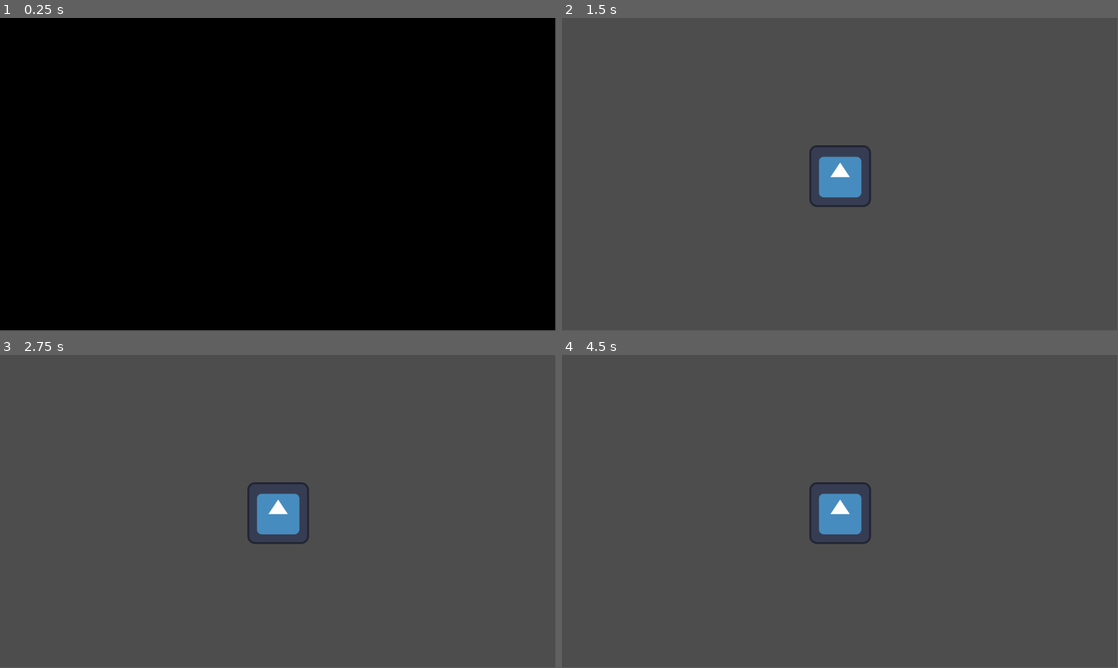
Above: before the commit, frames 1-4 (two rows, left to right).
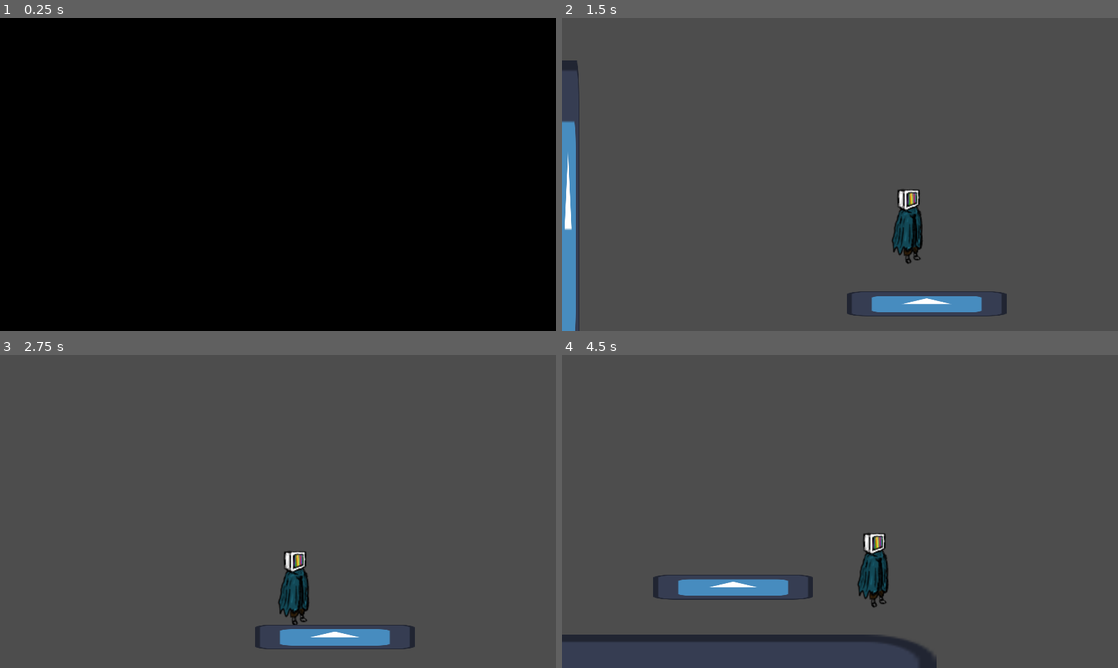
Above: after the commit, the same moments.

Repository: rainy-day-game/Project-Freeze
Game: Godot game, scene res://Logo Intro/intro.tscn
The game is run twice, just before and just after one commit, with the same random seed, the same clock (stepped at 60 frames per second) and the same inputs. Before the commit the project has no main scene; this scene is started directly in both runs. The engine's default icon, where the game draws it, is replaced by a stand-in: a white triangle on a blue panel in a dark square. Video files are missing from this copy of the repository; at most half a second of black plays in their place.
Inputs:
- Up to frame 1 (0.25 s): no input
- Up to frame 2 (1.5 s): tap Enter (ui_accept) at 0.5, 0.6, 0.77, 1.07, 1.35 s; hold Right (ui_right) from 0.53 s (still down)
- Up to frame 3 (2.75 s): tap Enter (ui_accept) at 1.52, 1.82, 2.1 s; release Right (ui_right) at 2.03 s; hold Left (ui_left) from 2.03 s (still down)
- Up to frame 4 (4.5 s): release Left (ui_left) at 2.78 s; hold Right (ui_right) 2.78-4.28 s; tap Enter (ui_accept) at 2.85, 3.02, 3.32, 3.6, 3.77, 4.07, 4.35 s; hold Left (ui_left) from 4.28 s (still down)
In our replay, the window is 799x449 before the commit and 800x450 after it. These sizes can differ from the game's own. Grey fills any space a smaller window leaves; there, only what the larger window draws over its background counts as a difference.

The runs differ from the first frame. In frame 1, only the window size differs. In frame 2, 5.4% of the frame differs, in the area x 0-80%, y 13-100%; in frame 3, 3.6%; in frame 4, 5.6%, in the area x 0-68%, y 40-100%.

Commit message:
transitions and basic test level

Diff:
--- a/Logo Intro/intro.gd
+++ b/Logo Intro/intro.gd
@@ -13,6 +13,7 @@
 
 
 func _on_timer_timeout():
+	'''Plays the video and audio track after a 0.2 second delay'''
 	play()
 	audio.play()
 
@@ -20,4 +21,6 @@
 
 
 func _on_finished():
+	'''Transition to title/game when video is finished'''
+
 	get_tree().change_scene_to_file("res://game.tscn")
--- /dev/null
+++ b/Player.gd
@@ -0,0 +1,28 @@
+extends CharacterBody2D
+
+
+const SPEED = 300.0
+const JUMP_VELOCITY = -500.0
+
+# Get the gravity from the project settings to be synced with RigidBody nodes.
+var gravity = ProjectSettings.get_setting("physics/2d/default_gravity")
+
+
+func _physics_process(delta):
+	# Add the gravity.
+	if not is_on_floor():
+		velocity.y += gravity * delta
+
+	# Handle jump.
+	if Input.is_action_just_pressed("ui_accept") and is_on_floor():
+		velocity.y = JUMP_VELOCITY
+
+	# Get the input direction and handle the movement/deceleration.
+	# As good practice, you should replace UI actions with custom gameplay actions.
+	var direction = Input.get_axis("ui_left", "ui_right")
+	if direction:
+		velocity.x = direction * SPEED
+	else:
+		velocity.x = move_toward(velocity.x, 0, SPEED)
+
+	move_and_slide()
--- /dev/null
+++ b/Transition/fade.gd
@@ -0,0 +1,42 @@
+extends Node
+
+signal on_transition_finished
+
+@onready var color_rect = $ColorRect
+@onready var animation_player = $AnimationPlayer
+
+# Called when the node enters the scene tree for the first time.
+func _ready():
+	print(color_rect)
+	color_rect.visible = false
+
+
+func _on_animation_player_animation_finished(anim_name):
+	print("oh yeah")
+	if (anim_name == "fade_in"):
+		on_transition_finished.emit()
+		animation_player.play("fade_out")
+	elif (anim_name == "fade_out"):
+		color_rect.visible = false
+
+
+func fade_out():
+	'''Fades from black to transparent'''
+	color_rect.visible = true
+	animation_player.play("fade_out")
+	print(animation_player.current_animation)
+
+func fade_in():
+	'''Fades from transparent to black'''
+	color_rect.visible = true
+	animation_player.play("fade_in")
+
+# Called every frame. 'delta' is the elapsed time since the previous frame.
+func _process(delta):
+	pass
+
+
+
+
+func _on_animation_player_animation_started(anim_name):
+	print(anim_name)
--- /dev/null
+++ b/Transition/transition_screen.tscn
@@ -0,0 +1,76 @@
+[gd_scene load_steps=6 format=3 uid="uid://b1qu8xsjui7ah"]
+
+[ext_resource type="Script" path="res://Transition/fade.gd" id="1_ia46q"]
+
+[sub_resource type="Animation" id="Animation_4gnfy"]
+length = 0.001
+tracks/0/type = "value"
+tracks/0/imported = false
+tracks/0/enabled = true
+tracks/0/path = NodePath("ColorRect:modulate")
+tracks/0/interp = 1
+tracks/0/loop_wrap = true
+tracks/0/keys = {
+"times": PackedFloat32Array(0),
+"transitions": PackedFloat32Array(1),
+"update": 0,
+"values": [Color(1, 1, 1, 1)]
+}
+
+[sub_resource type="Animation" id="Animation_et6b2"]
+resource_name = "fade_in"
+step = 0.5
+tracks/0/type = "value"
+tracks/0/imported = false
+tracks/0/enabled = true
+tracks/0/path = NodePath("ColorRect:modulate")
+tracks/0/interp = 1
+tracks/0/loop_wrap = true
+tracks/0/keys = {
+"times": PackedFloat32Array(0, 0.5),
+"transitions": PackedFloat32Array(1, 1),
+"update": 0,
+"values": [Color(1, 1, 1, 0), Color(1, 1, 1, 1)]
+}
+
+[sub_resource type="Animation" id="Animation_pqcnp"]
+resource_name = "fade_out"
+step = 0.5
+tracks/0/type = "value"
+tracks/0/imported = false
+tracks/0/enabled = true
+tracks/0/path = NodePath("ColorRect:modulate")
+tracks/0/interp = 1
+tracks/0/loop_wrap = true
+tracks/0/keys = {
+"times": PackedFloat32Array(0, 1),
+"transitions": PackedFloat32Array(1, 1),
+"update": 0,
+"values": [Color(1, 1, 1, 1), Color(1, 1, 1, 0)]
+}
+
+[sub_resource type="AnimationLibrary" id="AnimationLibrary_jxq5x"]
+_data = {
+"RESET": SubResource("Animation_4gnfy"),
+"fade_in": SubResource("Animation_et6b2"),
+"fade_out": SubResource("Animation_pqcnp")
+}
+
+[node name="TransitionScreen" type="CanvasLayer"]
+script = ExtResource("1_ia46q")
+
+[node name="ColorRect" type="ColorRect" parent="."]
+visible = false
+anchors_preset = 15
+anchor_right = 1.0
+anchor_bottom = 1.0
+grow_horizontal = 2
+grow_vertical = 2
+color = Color(0, 0, 0, 1)
+
+[node name="AnimationPlayer" type="AnimationPlayer" parent="."]
+libraries = {
+"": SubResource("AnimationLibrary_jxq5x")
+}
+
+[connection signal="animation_started" from="AnimationPlayer" to="." method="_on_animation_player_animation_started"]
--- /dev/null
+++ b/game.gd
@@ -0,0 +1,11 @@
+extends Node
+
+
+# Called when the node enters the scene tree for the first time.
+func _ready():
+	TransitionScreen.fade_out()
+
+
+# Called every frame. 'delta' is the elapsed time since the previous frame.
+func _process(delta):
+	pass
--- a/game.tscn
+++ b/game.tscn
@@ -1,11 +1,81 @@
-[gd_scene load_steps=2 format=3 uid="uid://bm531njt8s3bx"]
+[gd_scene load_steps=10 format=3 uid="uid://bm531njt8s3bx"]
 
+[ext_resource type="Script" path="res://game.gd" id="1_ilyca"]
 [ext_resource type="Texture2D" uid="uid://83rlb0gmq5dv" path="res://icon.svg" id="1_pl3f2"]
+[ext_resource type="PackedScene" uid="uid://b1qu8xsjui7ah" path="res://Transition/transition_screen.tscn" id="2_tfmlv"]
+[ext_resource type="Script" path="res://Player.gd" id="4_mdys4"]
+[ext_resource type="Texture2D" uid="uid://coqx3us3pbg4v" path="res://image exports maincharacter/idle/main idle_0000.png" id="4_ypjeh"]
+
+[sub_resource type="CapsuleShape2D" id="CapsuleShape2D_4xwrb"]
+radius = 37.0
+height = 166.0
+
+[sub_resource type="RectangleShape2D" id="RectangleShape2D_ltrms"]
+size = Vector2(44, 686)
+
+[sub_resource type="RectangleShape2D" id="RectangleShape2D_j1f7m"]
+size = Vector2(1146, 108)
+
+[sub_resource type="RectangleShape2D" id="RectangleShape2D_7o2yl"]
+size = Vector2(328, 52)
 
 [node name="Game" type="Node2D"]
+script = ExtResource("1_ilyca")
 
-[node name="Icon" type="Sprite2D" parent="."]
-position = Vector2(1, 4)
+[node name="CharacterBody2D" type="CharacterBody2D" parent="."]
+script = ExtResource("4_mdys4")
+
+[node name="CollisionShape2D" type="CollisionShape2D" parent="CharacterBody2D"]
+position = Vector2(86, 187)
+shape = SubResource("CapsuleShape2D_4xwrb")
+
+[node name="MainIdle0000" type="Sprite2D" parent="CharacterBody2D"]
+position = Vector2(86.75, 194.75)
+scale = Vector2(1.85547, 1.85547)
+texture = ExtResource("4_ypjeh")
+
+[node name="Camera2D" type="Camera2D" parent="CharacterBody2D"]
+position = Vector2(0, 44)
+limit_left = -350
+limit_top = -5730
+limit_right = 4060
+limit_bottom = 480
+position_smoothing_enabled = true
+editor_draw_limits = true
+
+[node name="Floors" type="Node2D" parent="."]
+
+[node name="StaticBody2D" type="StaticBody2D" parent="Floors"]
+
+[node name="Icon" type="Sprite2D" parent="Floors/StaticBody2D"]
+position = Vector2(-333, -4)
+scale = Vector2(0.359375, 5.29688)
 texture = ExtResource("1_pl3f2")
 
-[node name="Camera2D" type="Camera2D" parent="."]
+[node name="CollisionShape2D" type="CollisionShape2D" parent="Floors/StaticBody2D"]
+position = Vector2(-334, 12)
+shape = SubResource("RectangleShape2D_ltrms")
+
+[node name="StaticBody2D2" type="StaticBody2D" parent="Floors"]
+
+[node name="Icon2" type="Sprite2D" parent="Floors/StaticBody2D2"]
+position = Vector2(237.001, 497.318)
+scale = Vector2(9.29638, 3.71377)
+texture = ExtResource("1_pl3f2")
+
+[node name="CollisionShape2D" type="CollisionShape2D" parent="Floors/StaticBody2D2"]
+position = Vector2(260, 316)
+shape = SubResource("RectangleShape2D_j1f7m")
+
+[node name="StaticBody2D3" type="StaticBody2D" parent="Floors"]
+
+[node name="Icon" type="Sprite2D" parent="Floors/StaticBody2D3"]
+position = Vector2(410, 161)
+scale = Vector2(2.58594, 0.402344)
+texture = ExtResource("1_pl3f2")
+
+[node name="CollisionShape2D" type="CollisionShape2D" parent="Floors/StaticBody2D3"]
+position = Vector2(409, 163)
+shape = SubResource("RectangleShape2D_7o2yl")
+
+[node name="TransitionScreen" parent="." instance=ExtResource("2_tfmlv")]
--- a/project.godot
+++ b/project.godot
@@ -11,19 +11,28 @@
 [application]
 
 config/name="Godot Wild Jam"
-config/features=PackedStringArray("4.3", "GL Compatibility")
+run/main_scene="res://Logo Intro/intro.tscn"
+config/features=PackedStringArray("4.2", "GL Compatibility")
 config/icon="res://icon.svg"
+
+[autoload]
+
+TransitionScreen="*res://Transition/transition_screen.tscn"
+
+[display]
+
+window/stretch/mode="canvas_items"
 
 [input]
 
 left={
 "deadzone": 0.5,
-"events": [Object(InputEventKey,"resource_local_to_scene":fa …(171 unchanged characters)… keycode":65,"key_label":0,"unicode":97,"location":0,"echo":false,"script":null)
+"events": [Object(InputEventKey,"resource_local_to_scene":fa …(171 unchanged characters)… keycode":65,"key_label":0,"unicode":97,"echo":false,"script":null)
 ]
 }
 right={
 "deadzone": 0.5,
-"events": [Object(InputEventKey,"resource_local_to_scene":fa …(172 unchanged characters)… eycode":68,"key_label":0,"unicode":100,"location":0,"echo":false,"script":null)
+"events": [Object(InputEventKey,"resource_local_to_scene":fa …(172 unchanged characters)… eycode":68,"key_label":0,"unicode":100,"echo":false,"script":null)
 ]
 }
 
